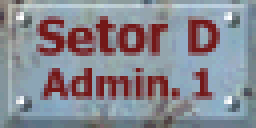
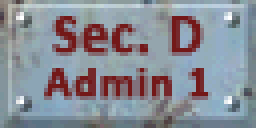
Comparing the layer stacks of the two (256, 128) images. Changes:
hid group "PT-BR" (6 layers) over [36,16,220,100]
showed group "Recriation" (2 layers) over [44,16,212,100]
